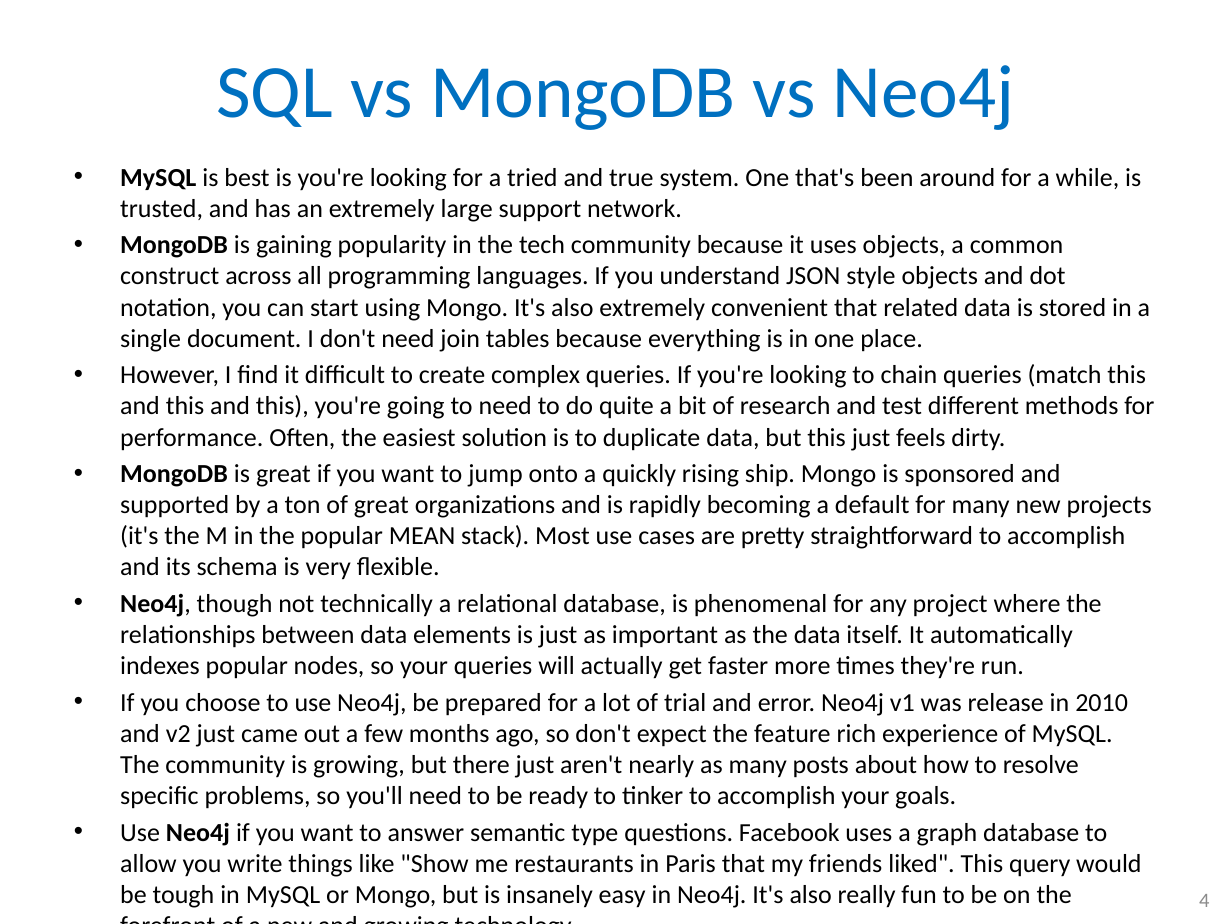
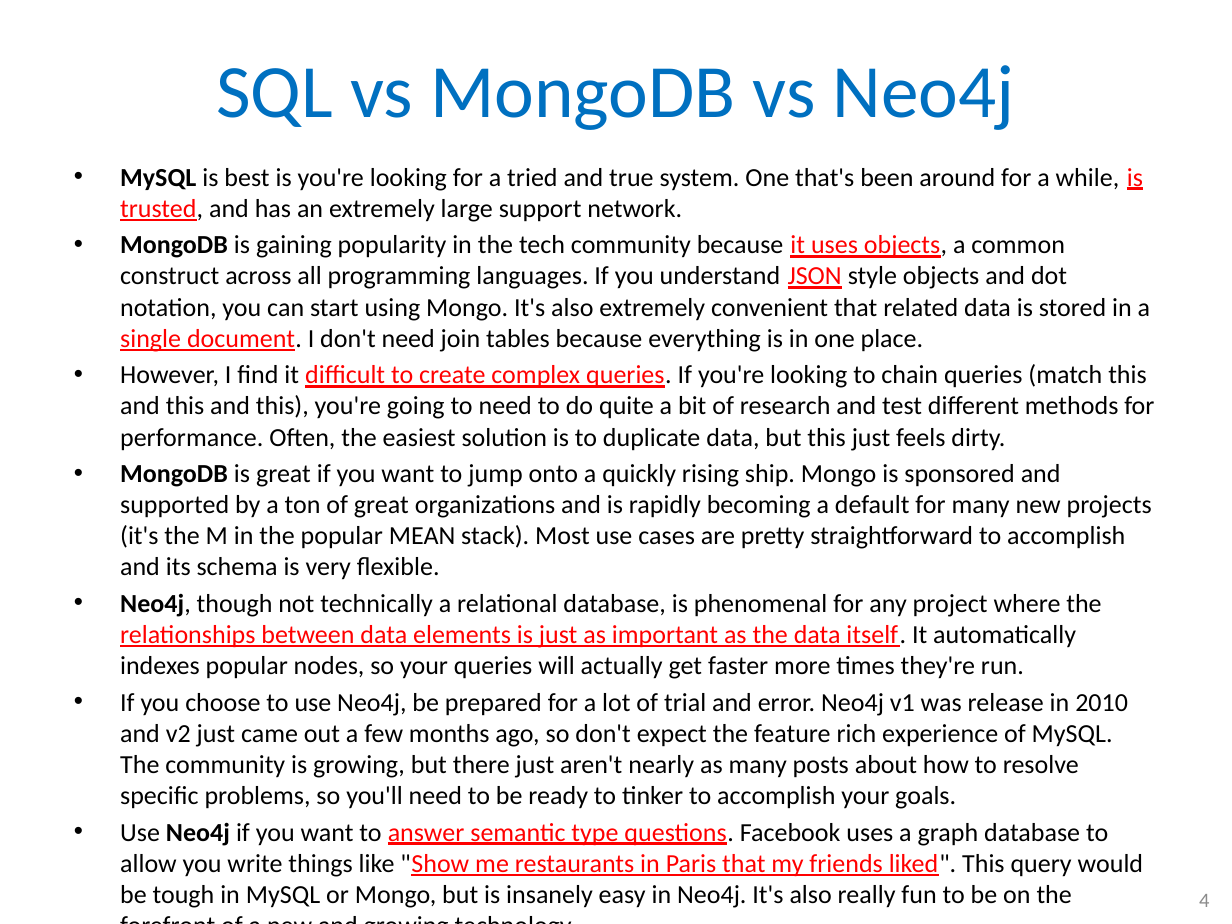
Before and after one commit to nascimentolwtn/INPE-CAP-385_DesenvolvimentoFrameworks, a slide deck: slide 4 of CAP385-00-Presentations/05-QueryBuilder - AOMRoleMapper Neo4j/05-AOMRoleMapper Neo4j.pptx. Drawn at 1232x924 pixels with LibreOffice and Linux fonts; fonts in the diff are those of the drawing. Boxes give left, top, right and bottom in pixels: in the first picture for what was removed or moved away, otherwise in the second. Text is boxed around its words. In the diff, an @@ line names an element or a change of style, - is before the commit and + after.

```diff
--- a/CAP385-00-Presentations/05-QueryBuilder - AOMRoleMapper Neo4j/05-AOMRoleMapper Neo4j.pptx
+++ b/CAP385-00-Presentations/05-QueryBuilder - AOMRoleMapper Neo4j/05-AOMRoleMapper Neo4j.pptx
@@ text at (120, 168, 1154, 903): text colour #000000 to #FF0000, underline on in "is trusted,", "it uses objects, JSON single document.", "difficult to create complex queries.", "relationships between data elements is just as ..." and 1 more places @@
```
Also in this commit, not shown: 1 other slide changed, 9 slides added, 2 slides removed, 2 other files.
